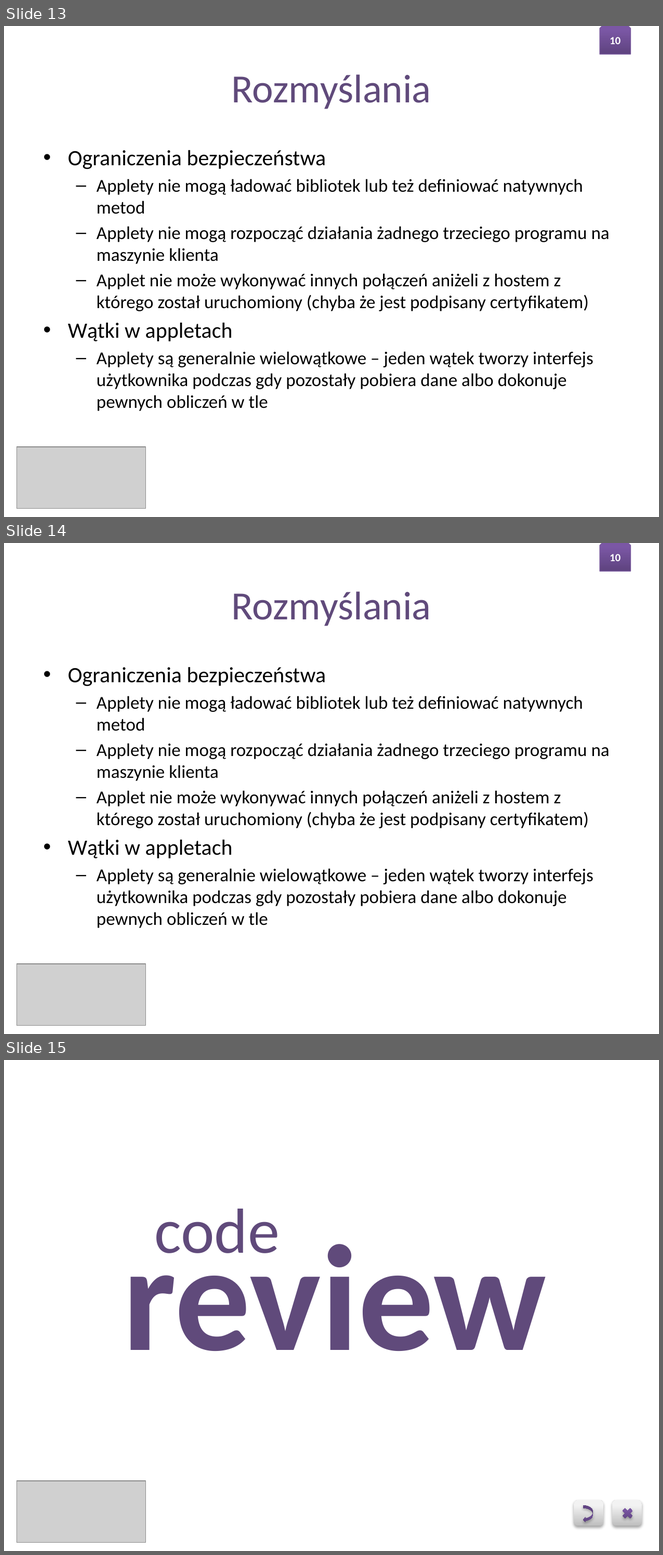
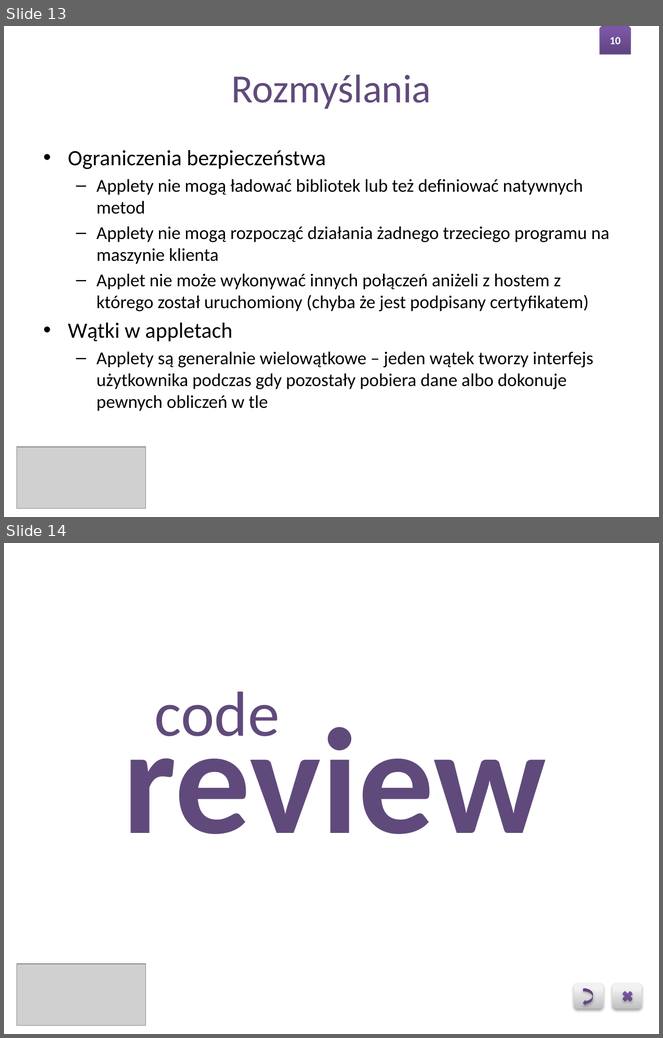
Before and after one commit to swistaczek/Java-Applets, a slide deck: prezka.pptx. Shown one above the other, each under a label of ours: slides 13, 14 and 15 before the commit, slides 13 and 14 after it. The pictures are 663x1555 and 663x1038 pixels, drawn with LibreOffice and Linux fonts; fonts in the diff are those of the drawing; grey boxes stand for pictures; background and template pictures are left out. Boxes give left, top, right and bottom in pixels: in the first picture for what was removed or moved away, otherwise in the second. Text is boxed around its words. In the diff, an @@ line names an element or a change of style, - is before the commit and + after.

```diff
--- a/prezka.pptx
+++ b/prezka.pptx
@@ slide 14 removed at (4,543,659,1034), background picture (left out) @@
@@ snip same rect removed at (599,543,631,571) @@
-10
@@ title removed at (232,591,431,626) @@
-Rozmyślania
@@ text removed at (68,667,610,928) @@
-• Ograniczenia bezpieczeństwa
-  – Applety nie mogą ładować bibliotek lub też definiować natywnych metod
-  – Applety nie mogą rozpocząć działania żadnego trzeciego programu na maszynie klienta
-  – Applet nie może wykonywać innych połączeń aniżeli z hostem z którego został uruchomiony (chyba że jest podpisany certyfikatem)
-• Wątki w appletach
-  – Applety są generalnie wielowątkowe – jeden wątek tworzy interfejs użytkownika podczas gdy pozostały pobiera dane albo dokonuje pewnych obliczeń w tle
@@ picture removed at (17,964,146,1026) @@
@@ what was slide 15 is now slide 14 @@
```
Also in this commit, not shown: 2 slides changed, 14 other files.
